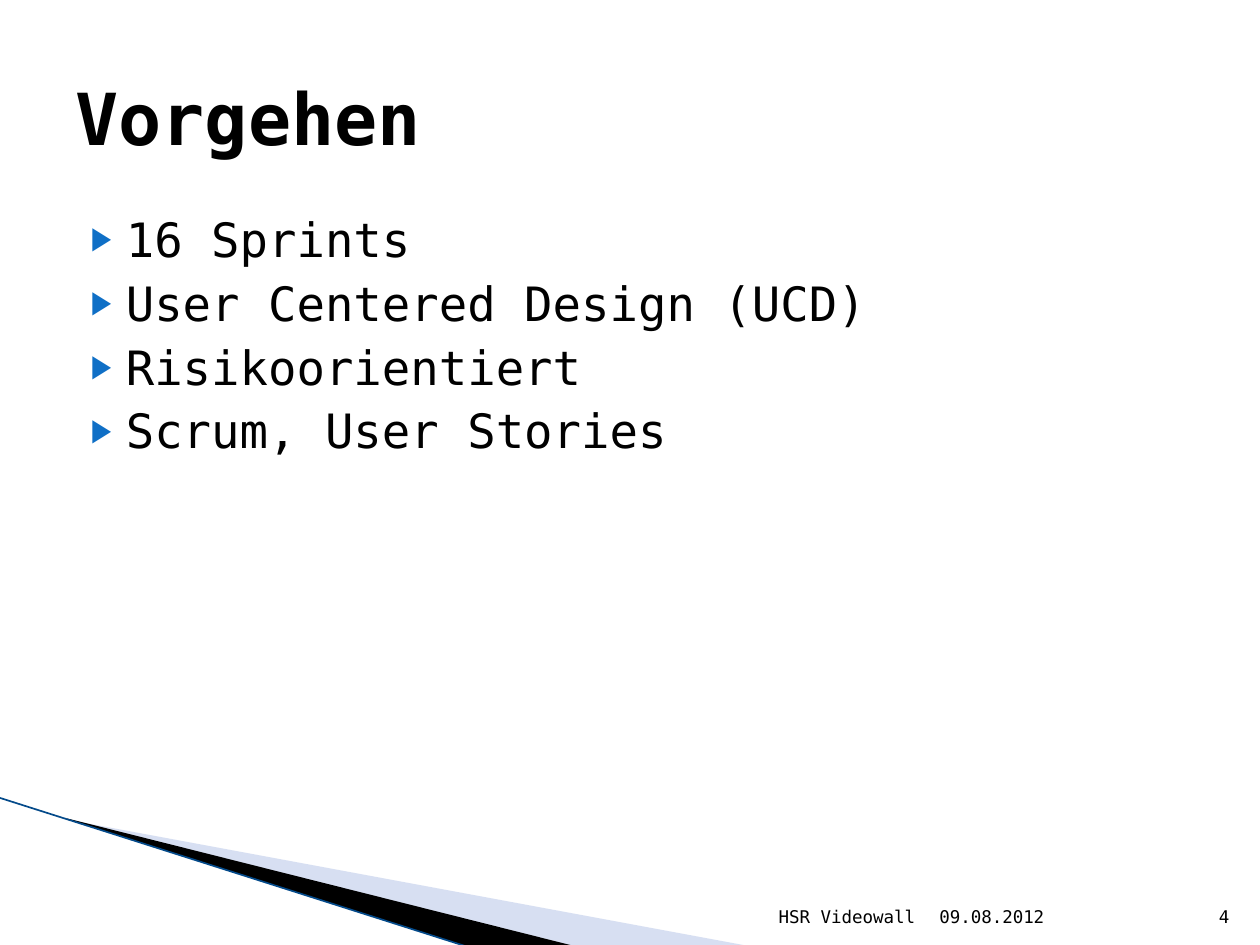
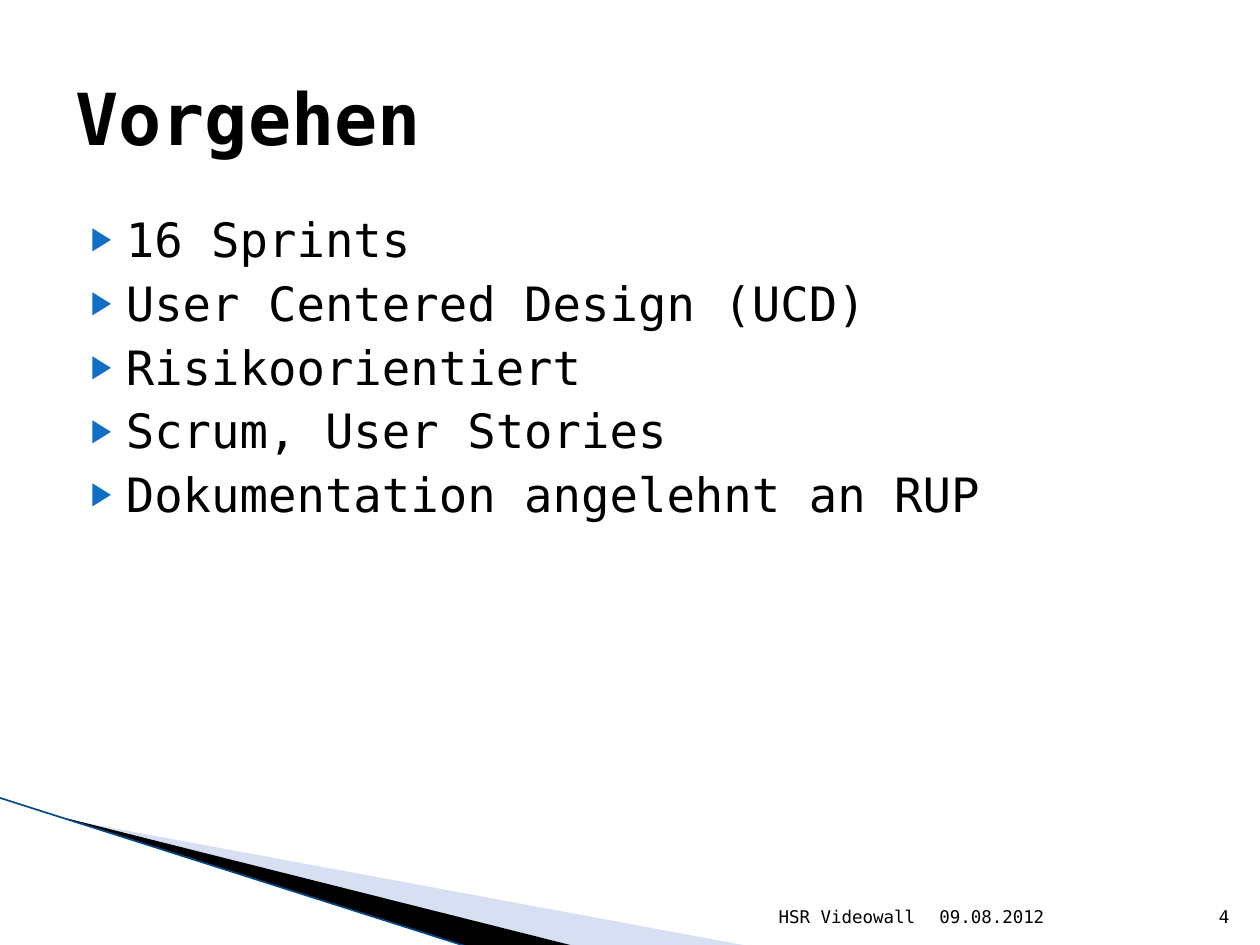
Before and after one commit to lukaselmer/hsr-bachelor-thesis-videowall, a slide deck: slide 4 of doc/media/ba_praesentation.pptx. Drawn at 1260x945 pixels with LibreOffice and Linux fonts; fonts in the diff are those of the drawing; background and template pictures are left out. Boxes give left, top, right and bottom in pixels: in the first picture for what was removed or moved away, otherwise in the second. Text is boxed around its words. In the diff, an @@ line names an element or a change of style, - is before the commit and + after.

```diff
--- a/doc/media/ba_praesentation.pptx
+++ b/doc/media/ba_praesentation.pptx
@@ text at box(126, 475, 979, 522): paragraph added @@
+▶ Dokumentation angelehnt an RUP
```
Also in this commit, not shown: 4 other slides changed.
